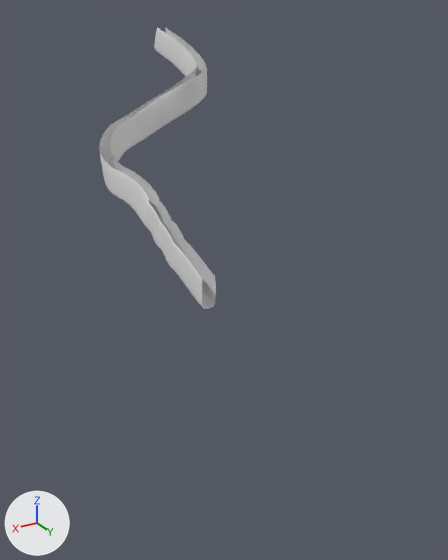
The Blender file assets/scenes/caves_4.blend as it was, and as the next commit left it.
One viewpoint serves both versions: a 50 mm lens placed at (890.0, 1862.0, 109.0), pointed at (180.0, 678.0, -482.0). Arrows for +X, +Y and +Z are at lower left; the lights stay in place.

The first picture shows 'path'.
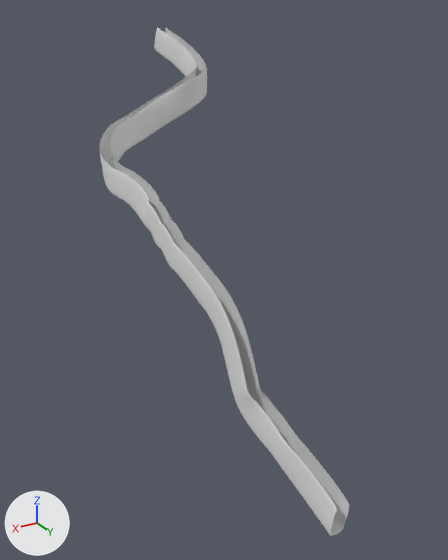
The change, as JSON lines over the scene's bpy script:
```json
{"op": "remove", "block": "cu_caves_4", "code": "_sp.bezier_points.foreach_set('co', [306.0, 823.4, -464.6, 306.0, 683.3, -425.8, 306.0, 615.8, -395.3, 306.0, 555.9, -366.4, 332.3, 448.5, -313.5, 248.8, 289.3, -224.3, 109.3, 282.2, -163.3, -0.509, 250.3, -101.0, -2.619, 103.6, -37.67, 0.0, -21.0, -0.0198])"}
{"op": "remove", "block": "cu_caves_4", "code": "_sp.bezier_points.foreach_set('handle_left', [306.7, 860.0, -466.0, 306.7, 720.0, -427.2, 306.7, 652.4, -396.7, 306.7, 592.5, -367.8, 313.1, 508.3, -323.5, 299.9, 304.5, -238.7, 152.5, 274.4, -184.5, 22.53, 308.3, -112.3, -2.63, 121.8, -45.96, -0.0606, 5.94, -12.43])"}
{"op": "remove", "block": "cu_caves_4", "code": "_sp.bezier_points.foreach_set('handle_right', [305.2, 785.5, -463.2, 305.2, 645.4, -424.4, 305.2, 577.9, -393.9, 305.2, 518.0, -365.0, 361.5, 357.7, -298.4, 193.1, 272.8, -208.5, 76.83, 288.1, -147.3, -26.21, 185.5, -88.4, -2.61, 86.15, -29.76, 0.0658, -50.24, 13.45])"}
{"op": "remove", "block": "cu_caves_4", "code": "for _p, _l, _r in zip(_sp.bezier_points, ['ALIGNED', 'ALIGNED', 'ALIGNED', 'ALIGNED', 'ALIGNED', 'ALIGNED', 'ALIGNED', 'ALIGNED', 'ALIGNED', 'ALIGNED'], ['ALIGNED', 'ALIGNED', 'ALIGNED', 'ALIGNED', 'ALIGNED', 'ALIGNED', 'ALIGNED', 'ALIGNED', 'ALIGNED', 'ALIGNED']): _p.handle_left_type = _l; _p.handle_right_type = _r"}
{"op": "remove", "block": "cu_caves_4", "code": "_sp.bezier_points.foreach_set('tilt', [0.0, 0.0, 0.0, 0.0, 0.0, 0.0, 0.0, 0.000873, 0.0, 0.0129])"}
{"op": "set", "path": "_sp", "old": "cu_caves_4.splines.new('BEZIER'); _sp.bezier_points.add(9)", "new": "cu_caves_4.splines.new('BEZIER'); _sp.bezier_points.add(13)"}
{"op": "add", "block": "cu_caves_4", "code": "_sp.bezier_points.foreach_set('co', [269.8, 1221.0, -765.5, 289.5, 1074.0, -689.9, 307.1, 952.0, -615.5, 306.6, 901.2, -522.0, 306.0, 823.4, -464.6, 306.0, 683.3, -425.8, 306.0, 615.8, -395.3, 306.0, 555.9, -366.4, 332.3, 448.5, -313.5, 248.8, 289.3, -224.3, 109.3, 282.2, -163.3, -0.509, 250.3, -101.0, -2.619, 103.6, -37.67, 0.0, -21.0, -0.0198])"}
{"op": "add", "block": "cu_caves_4", "code": "_sp.bezier_points.foreach_set('handle_left', [272.5, 1263.0, -773.6, 292.0, 1117.0, -699.4, 307.9, 980.6, -655.6, 306.8, 928.2, -571.6, 306.4, 859.6, -473.6, 306.7, 720.0, -427.2, 306.7, 652.4, -396.7, 306.7, 592.5, -367.8, 313.1, 508.3, -323.5, 299.9, 304.5, -238.7, 152.5, 274.4, -184.5, 22.53, 308.3, -112.3, -2.63, 121.8, -45.96, -0.0606, 5.94, -12.43])"}
{"op": "add", "block": "cu_caves_4", "code": "_sp.bezier_points.foreach_set('handle_right', [267.5, 1184.0, -758.4, 287.2, 1036.0, -681.2, 306.5, 928.0, -581.8, 306.6, 888.2, -498.1, 305.6, 789.9, -456.3, 305.2, 645.4, -424.4, 305.2, 577.9, -393.9, 305.2, 518.0, -365.0, 361.5, 357.7, -298.4, 193.1, 272.8, -208.5, 76.83, 288.1, -147.3, -26.21, 185.5, -88.4, -2.61, 86.15, -29.76, 0.0658, -50.24, 13.45])"}
{"op": "add", "block": "cu_caves_4", "code": "for _p, _l, _r in zip(_sp.bezier_points, ['ALIGNED', 'ALIGNED', 'ALIGNED', 'ALIGNED', 'ALIGNED', 'ALIGNED', 'ALIGNED', 'ALIGNED', 'ALIGNED', 'ALIGNED', 'ALIGNED', 'ALIGNED', 'ALIGNED', 'ALIGNED'], ['ALIGNED', 'ALIGNED', 'ALIGNED', 'ALIGNED', 'ALIGNED', 'ALIGNED', 'ALIGNED', 'ALIGNED', 'ALIGNED', 'ALIGNED', 'ALIGNED', 'ALIGNED', 'ALIGNED', 'ALIGNED']): _p.handle_left_type = _l; _p.handle_right_type = _r"}
{"op": "add", "block": "cu_caves_4", "code": "_sp.bezier_points.foreach_set('tilt', [0.0, 0.0, 0.0, 0.0, 0.0, 0.0, 0.0, 0.0, 0.0, 0.0, 0.0, 0.000873, 0.0, 0.0129])"}
```

Location of each change, [x1, y1, x2, y2] in pixels of the pictures (448 x 560 px):
```json
{"object": "path", "change": "reshaped", "before": [99, 27, 216, 309], "after": [99, 27, 349, 536], "on screen": "113% wider, 80% taller"}
```
